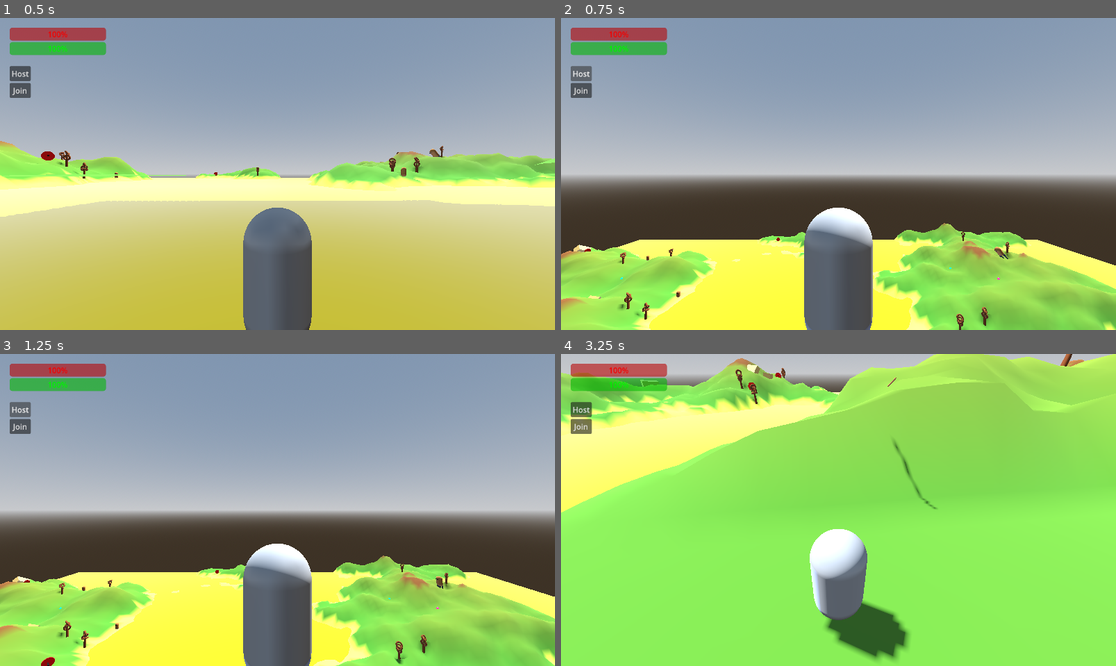
Above: before the commit, frames 1-4 (two rows, left to right).
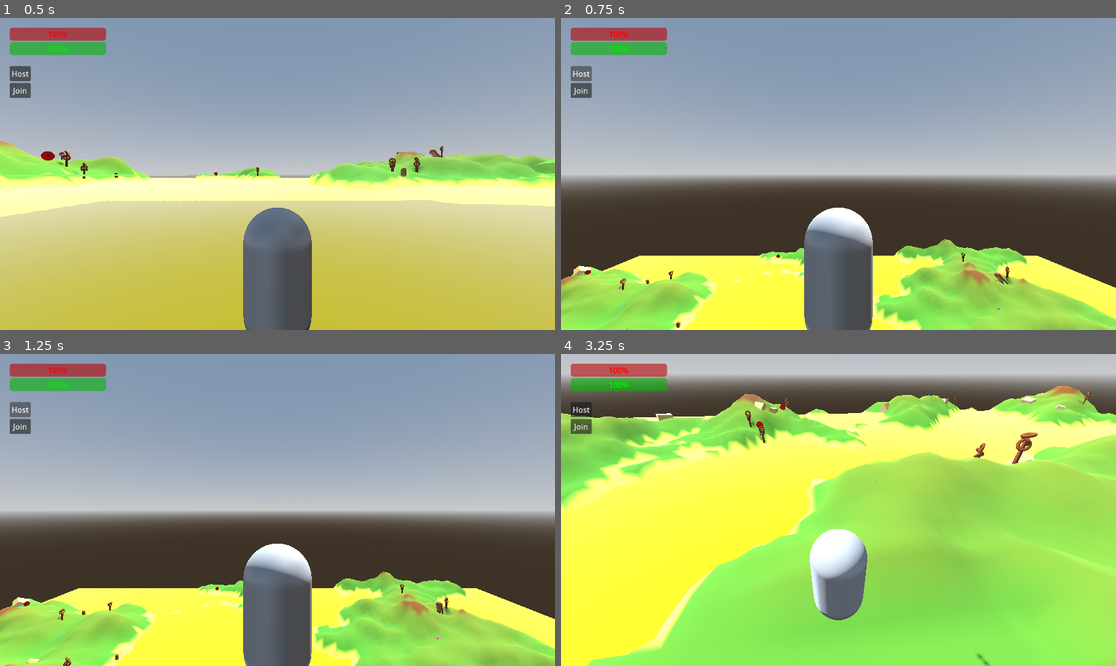
Above: after the commit, the same moments.

Repository: travist89/SpearMan
Game: Godot game, scene res://World.tscn
Same seed, same stepped clock (60 frames per second), same inputs: the game is played once before the commit and once after it. The project has no main scene, so this scene is started directly.
Inputs (mouse positions are in pixels of both pictures, inside the frame that each line leads up to):
- Up to frame 1 (0.5 s): no input
- Up to frame 2 (0.75 s): click "Host" at 0.5 s
- Up to frame 3 (1.25 s): no input
- Up to frame 4 (3.25 s): move the mouse to (866, 510) at 1.27 s; press the mouse at (866, 510) at 1.28 s; hold Up (ui_up) from 1.28 s (still down); move the mouse to (810, 510) at 2.02 s; release the mouse at (810, 510) at 2.03 s; tap Shift at 2.1 s; move the mouse to (849, 503) at 2.77 s; press the mouse at (849, 503) at 2.78 s

Frame 1 is identical in both runs. In frame 2, 17% of the frame differs, in the area x 0-100%, y 65-100%; in frame 3, 17%; in frame 4, 62%, in the area x 0-100%, y 0-100%.

Commit message:
Radical Fix: Clients now spawn at 300m+ altitude to guarantee they are way above the host and never under ground

Diff:
--- a/World.gd
+++ b/World.gd
@@ -103,15 +103,17 @@
 	var player = player_scene.instantiate()
 	player.name = str(id)
 
-	# SET POSITION BEFORE ADDING CHILD to ensure spawner captures correct initial pos
-	var spawn_height = 40.0
-	if id != 1:
-		spawn_height = 150.0 + (multiplayer.get_peers().size() * 50.0)
+	# RADICAL FIX for spawn height issues:
+	# Use a hardcoded height map based on ID to ensure client is WAY above
+	var spawn_height = 50.0 # Base for host
+	if int(id) != 1:
+		# If it's a client, spawn them at 300+ meters
+		spawn_height = 300.0 + (randf() * 100.0)
 
 	player.position = Vector3(0, spawn_height, 0)
 	add_child(player)
 
-	print("Spawning Player %s at height %s" % [id, spawn_height])
+	print("SERVER: Spawning Player %s at height %s" % [id, spawn_height])
 
 	if has_node("Player"): $Player.queue_free()
 
